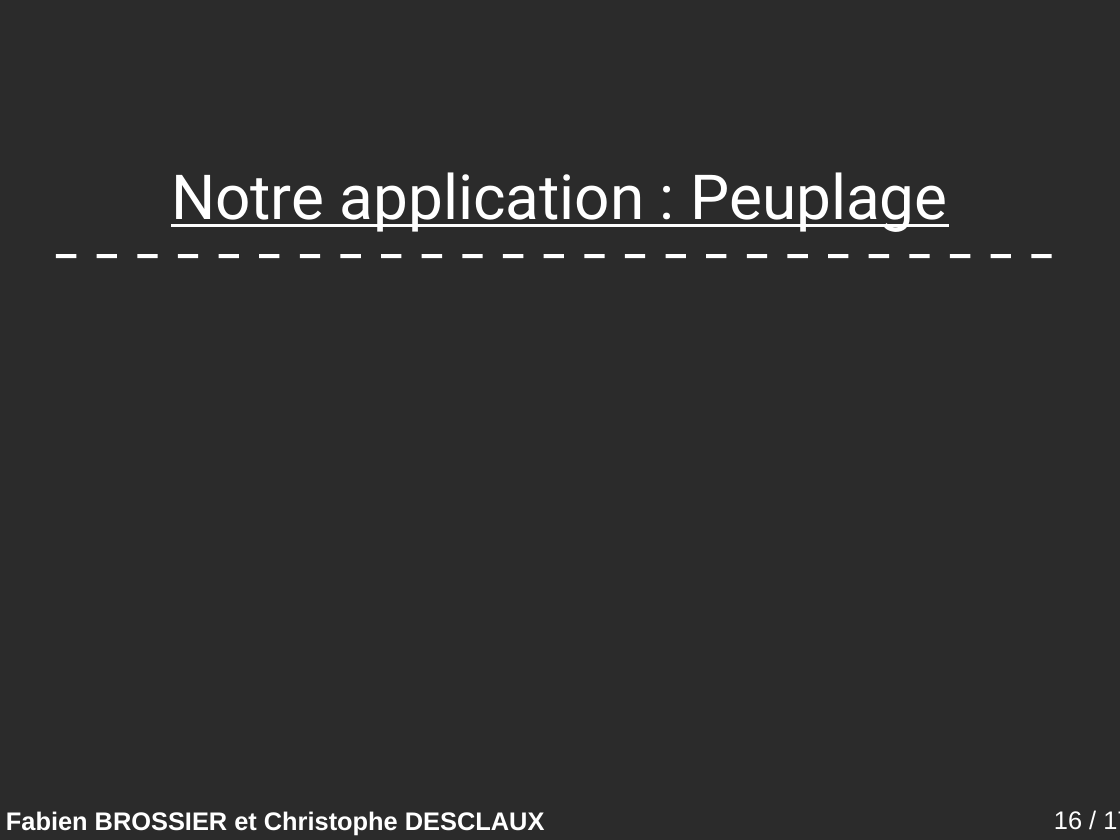
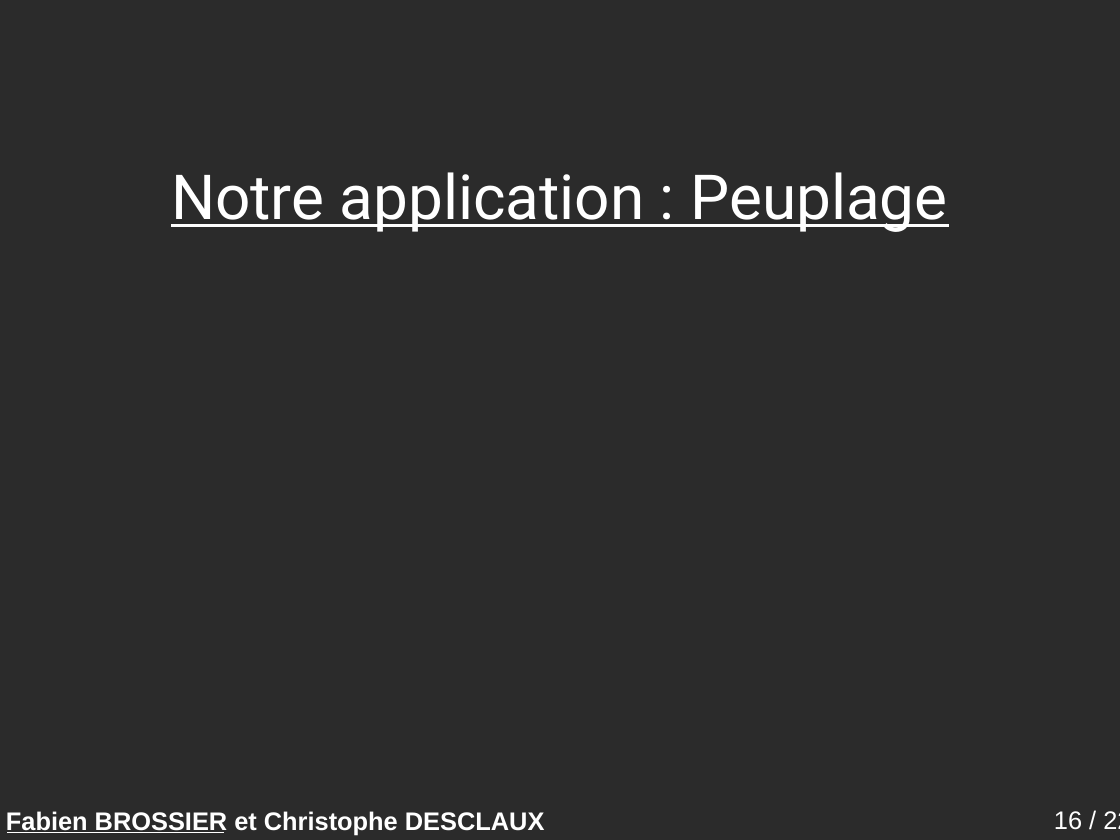
Before and after one commit to descl/TabooGeek, a slide deck: slide 16 of rapport/presentation.odp. Drawn at 1120x840 pixels with LibreOffice and Linux fonts; fonts in the diff are those of the drawing; background and template pictures are left out; a plain dark background stands for a picture behind light text. Boxes give left, top, right and bottom in pixels: in the first picture for what was removed or moved away, otherwise in the second. Text is boxed around its words. In the diff, an @@ line names an element or a change of style, - is before the commit and + after.

```diff
--- a/rapport/presentation.odp
+++ b/rapport/presentation.odp
@@ line removed from (56, 256) to (1064, 256) @@
@@ line added from (8, 832) to (224, 832), #FFFFFF 0 pt @@
@@ page number at [1054,811,1120,830]: text changed @@
-16 / 17
+16 / 22
```
Also in this commit, not shown: 14 other slides changed, 7 slides added, 2 slides removed.
